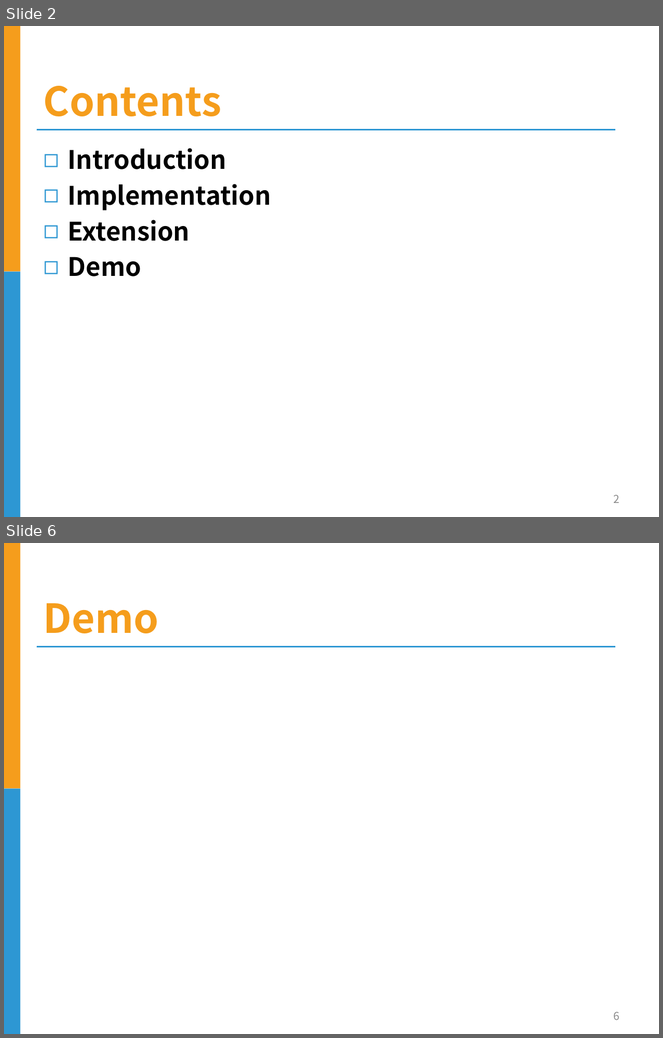
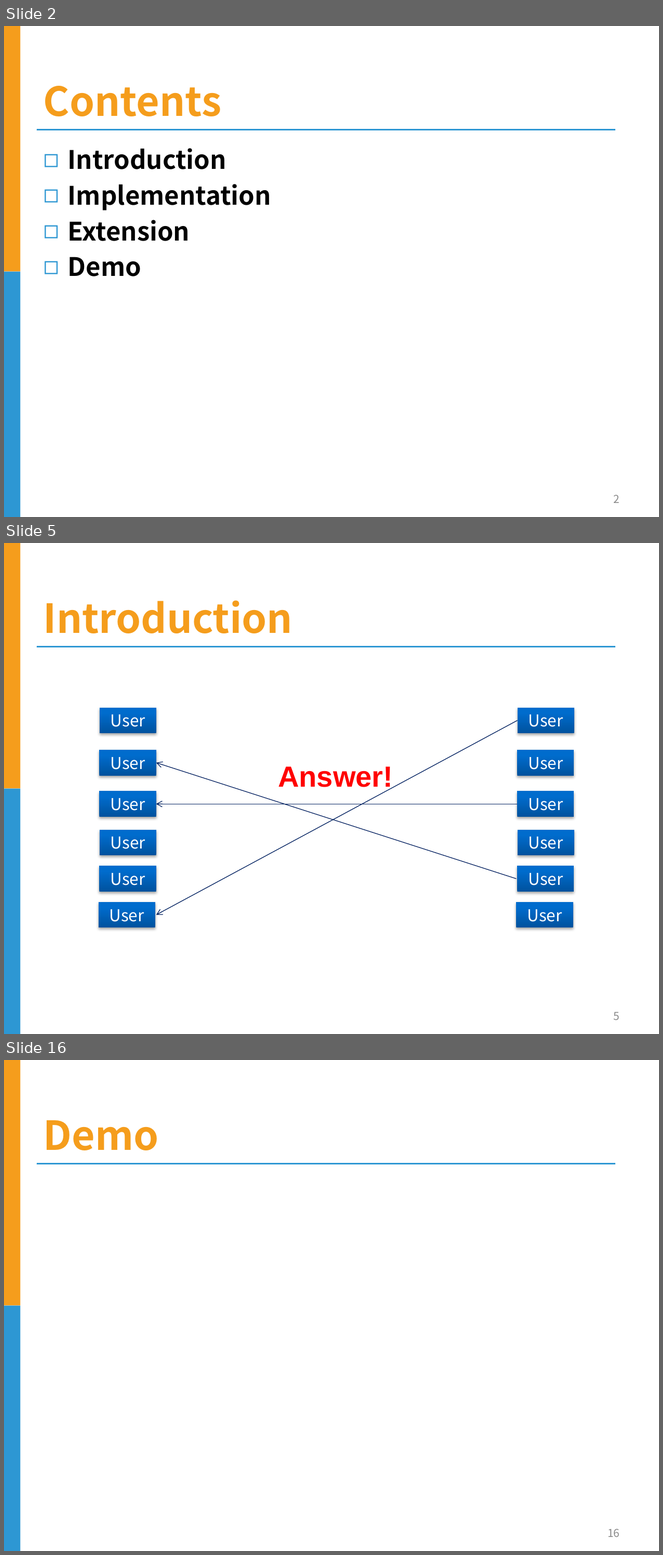
Before and after one commit to huuthang1993/HPT, a slide deck: Document/slide.pptx. Shown one above the other, each under a label of ours: slides 2 and 6 before the commit, slides 2, 5 and 16 after it; the slides between them are not shown. The pictures are 663x1038 and 663x1555 pixels, drawn with LibreOffice and Linux fonts; fonts in the diff are those of the drawing; background and template pictures are left out. Boxes give left, top, right and bottom in pixels: in the first picture for what was removed or moved away, otherwise in the second. Text is boxed around its words. In the diff, an @@ line names an element or a change of style, - is before the commit and + after.

Commit message:
up slide.pptx

```diff
--- a/Document/slide.pptx
+++ b/Document/slide.pptx
@@ slide 5 added at [4, 543, 659, 1034], background #FFFFFF; not listed: 3 template elements that a slide beside it also shows @@
@@ title added at [44, 600, 293, 633], 44 pt, text #F59D1C, bold @@
+Introduction
@@ rectangle added at [100, 707, 157, 733], fill gradient #00539F to #006CCE to #006DCF, 18 pt, text #FFFFFF @@
+User
@@ rectangle added at [518, 707, 574, 733], fill gradient #00539F to #006CCE to #006DCF, 18 pt, text #FFFFFF @@
+User
@@ arrow added from (518, 720) to (156, 915), #002060 0.75 pt @@
@@ rectangle added at [100, 750, 157, 775], fill gradient #00539F to #006CCE to #006DCF, 18 pt, text #FFFFFF @@
+User
@@ rectangle added at [518, 750, 574, 775], fill gradient #00539F to #006CCE to #006DCF, 18 pt, text #FFFFFF @@
+User
@@ arrow added from (516, 879) to (156, 763), #002060 0.75 pt @@
@@ text added at [278, 767, 393, 793], 32 pt, text #FF0000, bold @@
+Answer!
@@ rectangle added at [100, 792, 157, 817], fill gradient #00539F to #006CCE to #006DCF, 18 pt, text #FFFFFF @@
+User
@@ rectangle added at [518, 792, 574, 817], fill gradient #00539F to #006CCE to #006DCF, 18 pt, text #FFFFFF @@
+User
@@ arrow added from (518, 805) to (156, 805), #002060 0.75 pt @@
@@ rectangle added at [100, 830, 157, 856], fill gradient #00539F to #006CCE to #006DCF, 18 pt, text #FFFFFF @@
+User
@@ rectangle added at [518, 830, 574, 856], fill gradient #00539F to #006CCE to #006DCF, 18 pt, text #FFFFFF @@
+User
@@ rectangle added at [100, 866, 157, 891], fill gradient #00539F to #006CCE to #006DCF, 18 pt, text #FFFFFF @@
+User
@@ rectangle added at [518, 866, 574, 891], fill gradient #00539F to #006CCE to #006DCF, 18 pt, text #FFFFFF @@
+User
@@ rectangle added at [98, 902, 155, 928], fill gradient #00539F to #006CCE to #006DCF, 18 pt, text #FFFFFF @@
+User
@@ rectangle added at [516, 902, 573, 928], fill gradient #00539F to #006CCE to #006DCF, 18 pt, text #FFFFFF @@
+User
@@ page number added at [614, 1012, 620, 1020], 12 pt, text #898989 @@
+5
@@ what was slide 6 is now slide 16 @@
@@ page number at [608, 1529, 620, 1537]: text changed @@
-6
+16
```
Also in this commit, not shown: 12 other slides added, 3 slides removed.
